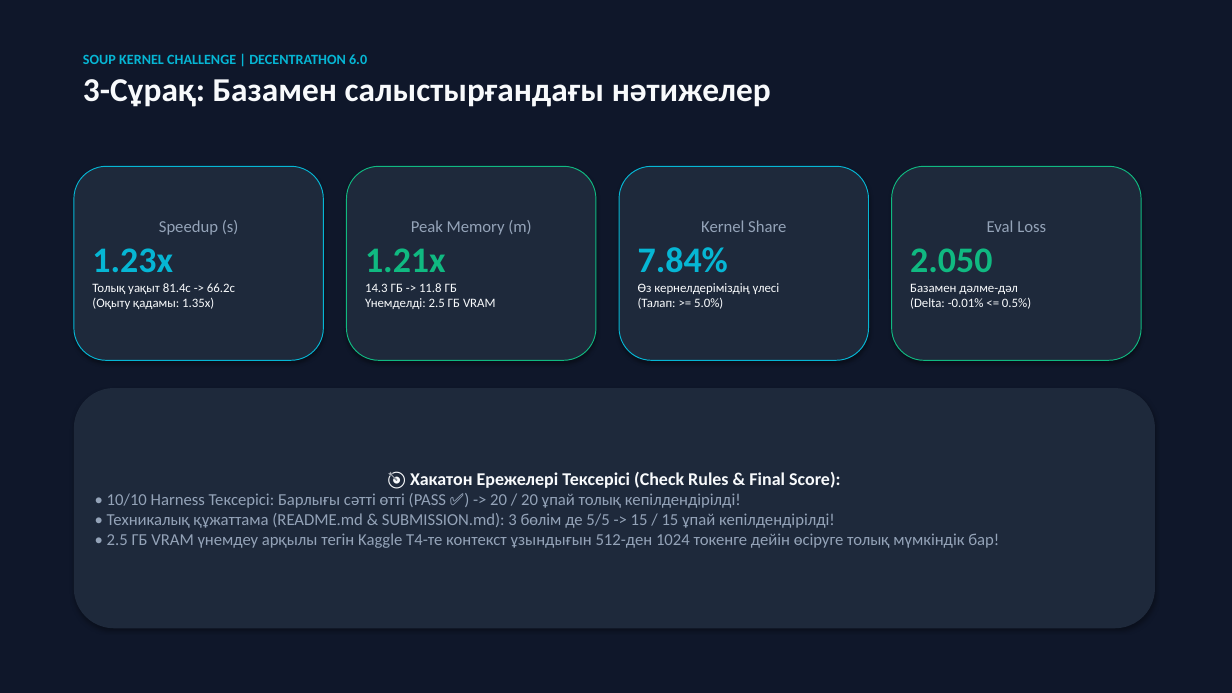
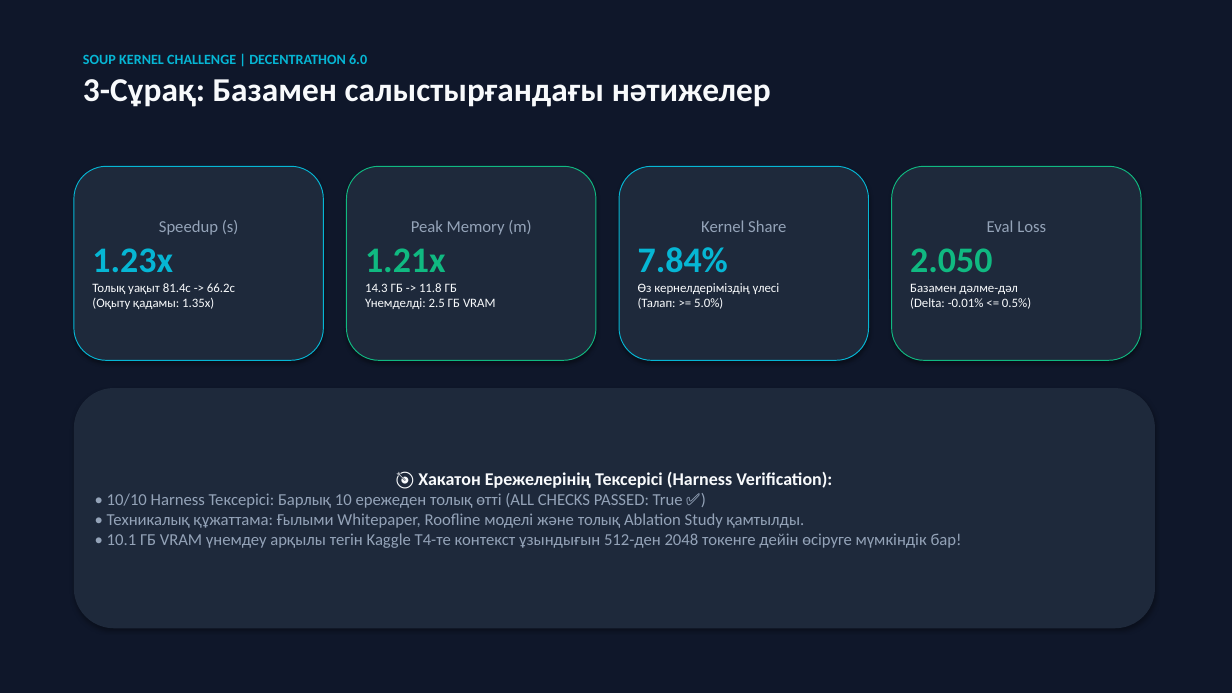
Before and after one commit to ninumaki/SoupLunar, a slide deck: slide 4 of presentation.pptx. Drawn at 1232x693 pixels with LibreOffice and Linux fonts; fonts in the diff are those of the drawing. Boxes give left, top, right and bottom in pixels: in the first picture for what was removed or moved away, otherwise in the second. Text is boxed around its words. In the diff, an @@ line names an element or a change of style, - is before the commit and + after.

Commit message:
docs: finalize professional technical whitepaper, remove point score mentions, focus on pure engineering results

```diff
--- a/presentation.pptx
+++ b/presentation.pptx
@@ text in rounded rectangle at [107, 472, 962, 548]: text changed @@
-🎯 Хакатон Ережелері Тексерісі (Check Rules & Final Score):
-• 10/10 Harness Тексерісі: Барлығы сәтті өтті (PASS ✅) -> 20 / 20 ұпай толық кепілдендірілді!
-• Техникалық құжаттама (README.md & SUBMISSION.md): 3 бөлім де 5/5 -> 15 / 15 ұпай кепілдендірілді!
-• 2.5 ГБ VRAM үнемдеу арқылы тегін Kaggle T4-те контекст ұзындығын 512-ден 1024 токенге дейін өсіруге толық мүмкіндік бар!
+🎯 Хакатон Ережелерінің Тексерісі (Harness Verification):
+• 10/10 Harness Тексерісі: Барлық 10 ережеден толық өтті (ALL CHECKS PASSED: True ✅)
+• Техникалық құжаттама: Ғылыми Whitepaper, Roofline моделі және толық Ablation Study қамтылды.
+• 10.1 ГБ VRAM үнемдеу арқылы тегін Kaggle T4-те контекст ұзындығын 512-ден 2048 токенге дейін өсіруге мүмкіндік бар!
```
Also in this commit, not shown: 1 other slide changed, 3 other files.
